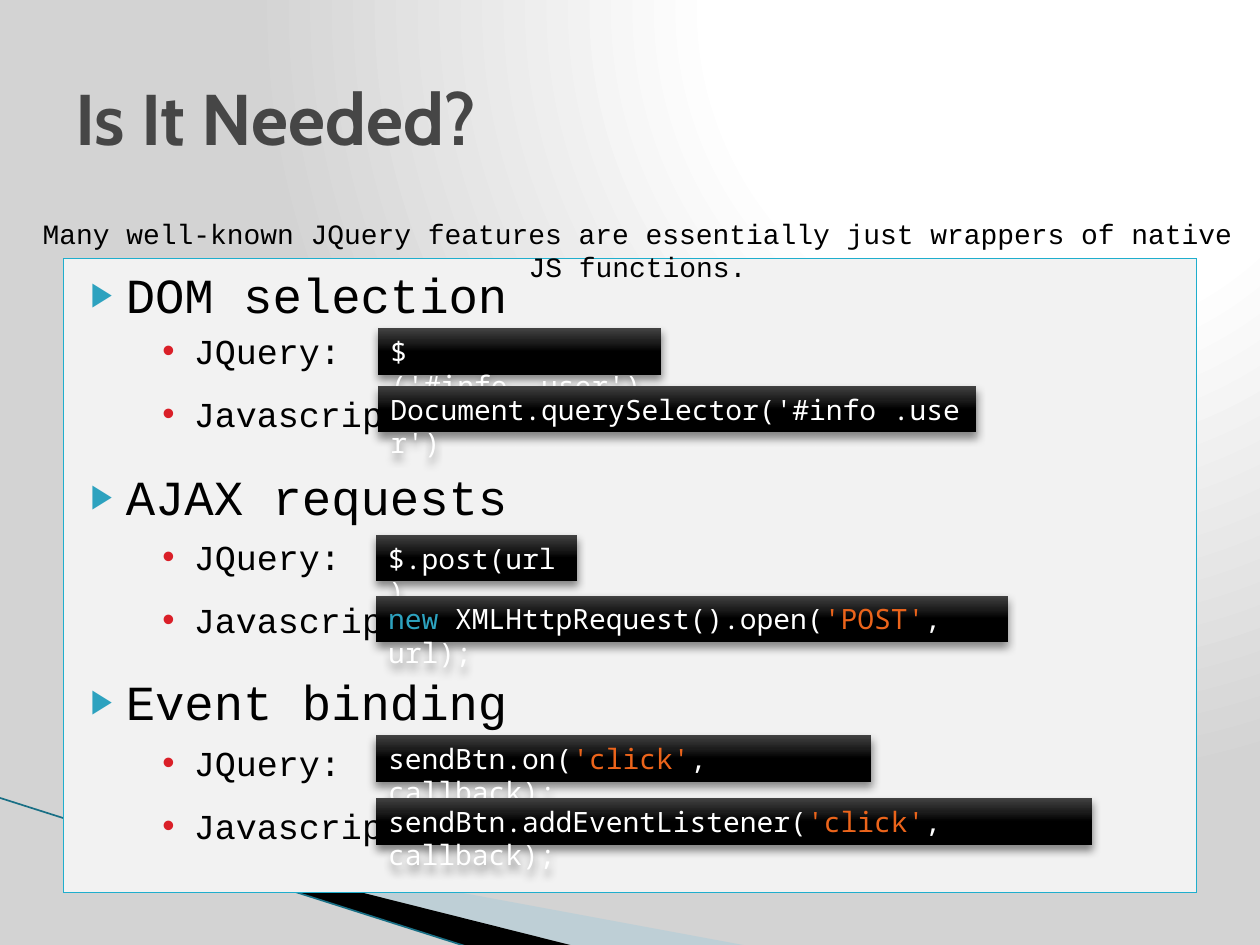
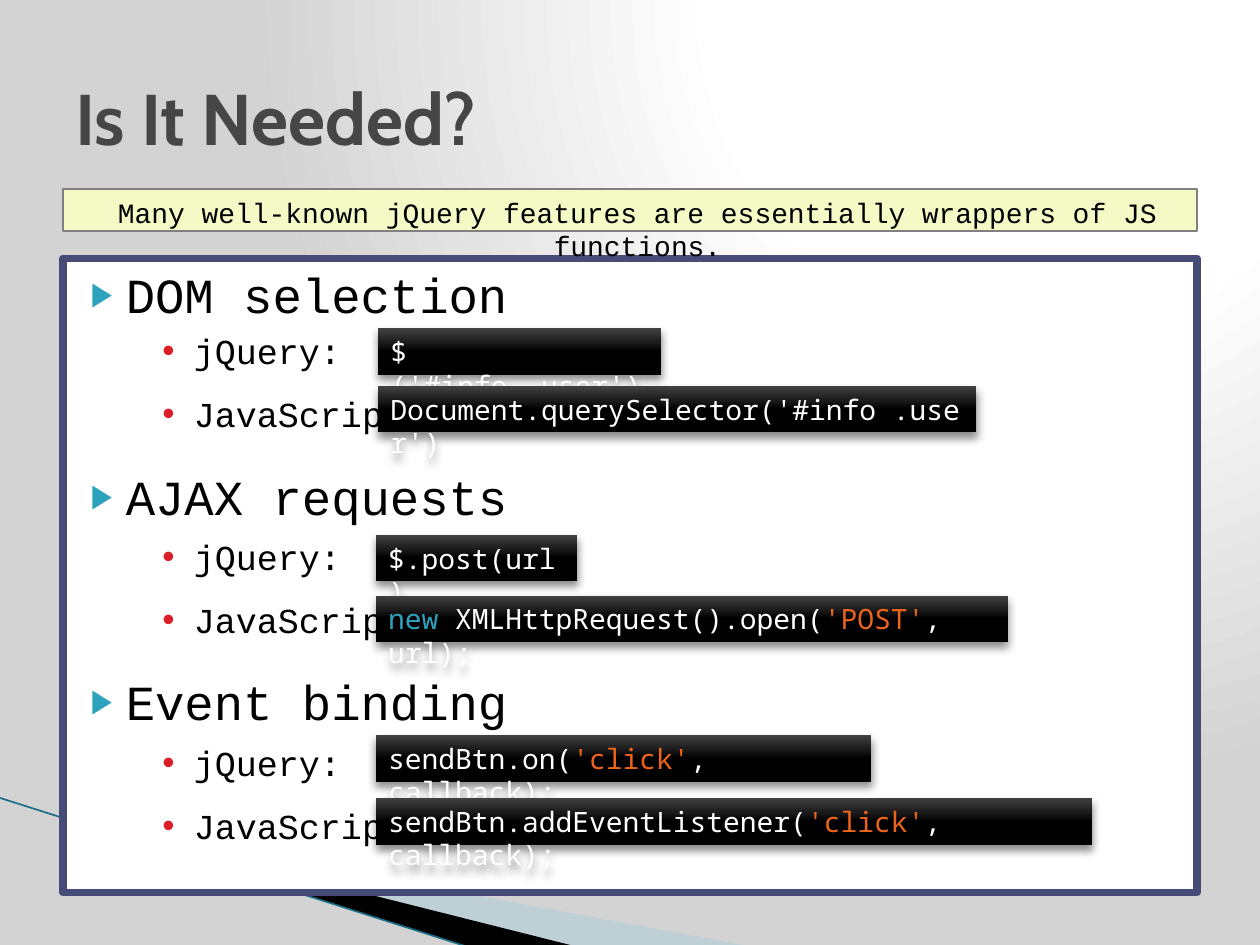
Before and after one commit to j-steve/temp, a slide deck: slide 12 of JavaScript JQuery training.pptx (slide 11 before the commit). Drawn at 1260x945 pixels with LibreOffice and Linux fonts; fonts in the diff are those of the drawing; background and template pictures are left out. Boxes give left, top, right and bottom in pixels: in the first picture for what was removed or moved away, otherwise in the second. Text is boxed around its words. In the diff, an @@ line names an element or a change of style, - is before the commit and + after.

```diff
--- a/JavaScript JQuery training.pptx
+++ b/JavaScript JQuery training.pptx
@@ text "Many well-known jQuery features are ...": place and size @@
-text "Many well-known jQuery features are ..." at (43,224,1232,278)
+text "Many well-known jQuery features are ..." at (63,189,1197,231)
@@ text "Many well-known jQuery features are ..." at (63,189,1197,231): fill none to #F4F9C5; outline none to #808080 1.5 pt @@
@@ text at (118,203,1157,231): text changed @@
-Many well-known JQuery features are essentially just wrappers of native JS functions.
+Many well-known jQuery features are essentially wrappers of JS functions.
@@ text "DOM selection" at (63,258,1197,892): fill #F2F2F2 to #FFFFFF; outline #1FAECD 0.75 pt to #474B78 4.33 pt @@
@@ text at (194,339,425,437): text changed @@
-    • JQuery:
-    • Javascript:
+    • jQuery:
+    • JavaScript:
@@ text at (194,545,425,643): text changed @@
-    • JQuery:
-    • Javascript:
+    • jQuery:
+    • JavaScript:
@@ text at (194,751,341,784): text changed @@
-    • JQuery:
-    • Javascript:
+    • jQuery:
+    • JavaScript:
```
Also in this commit, not shown: 13 other slides changed, 2 slides added, 1 slide removed.
